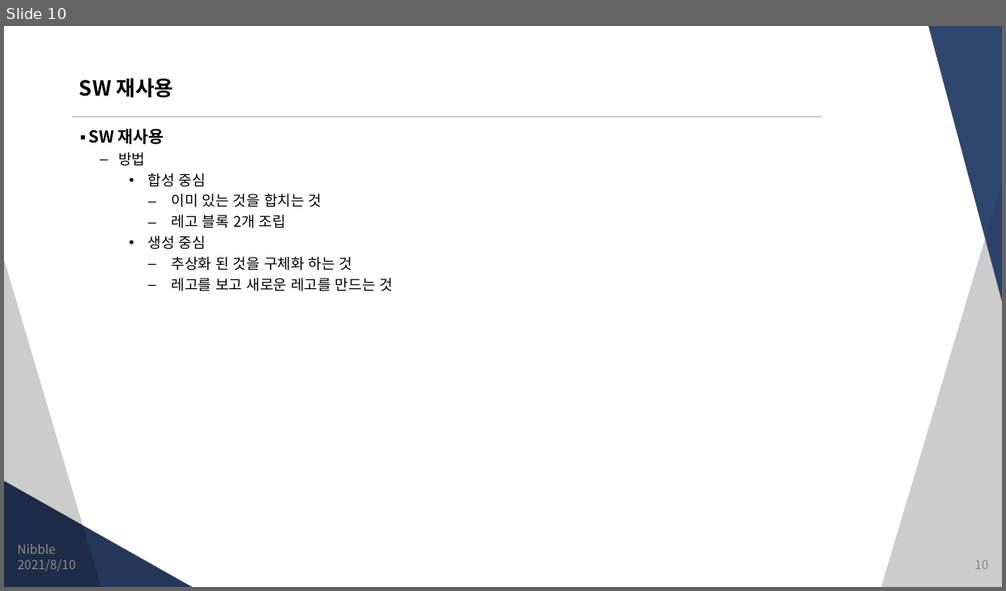
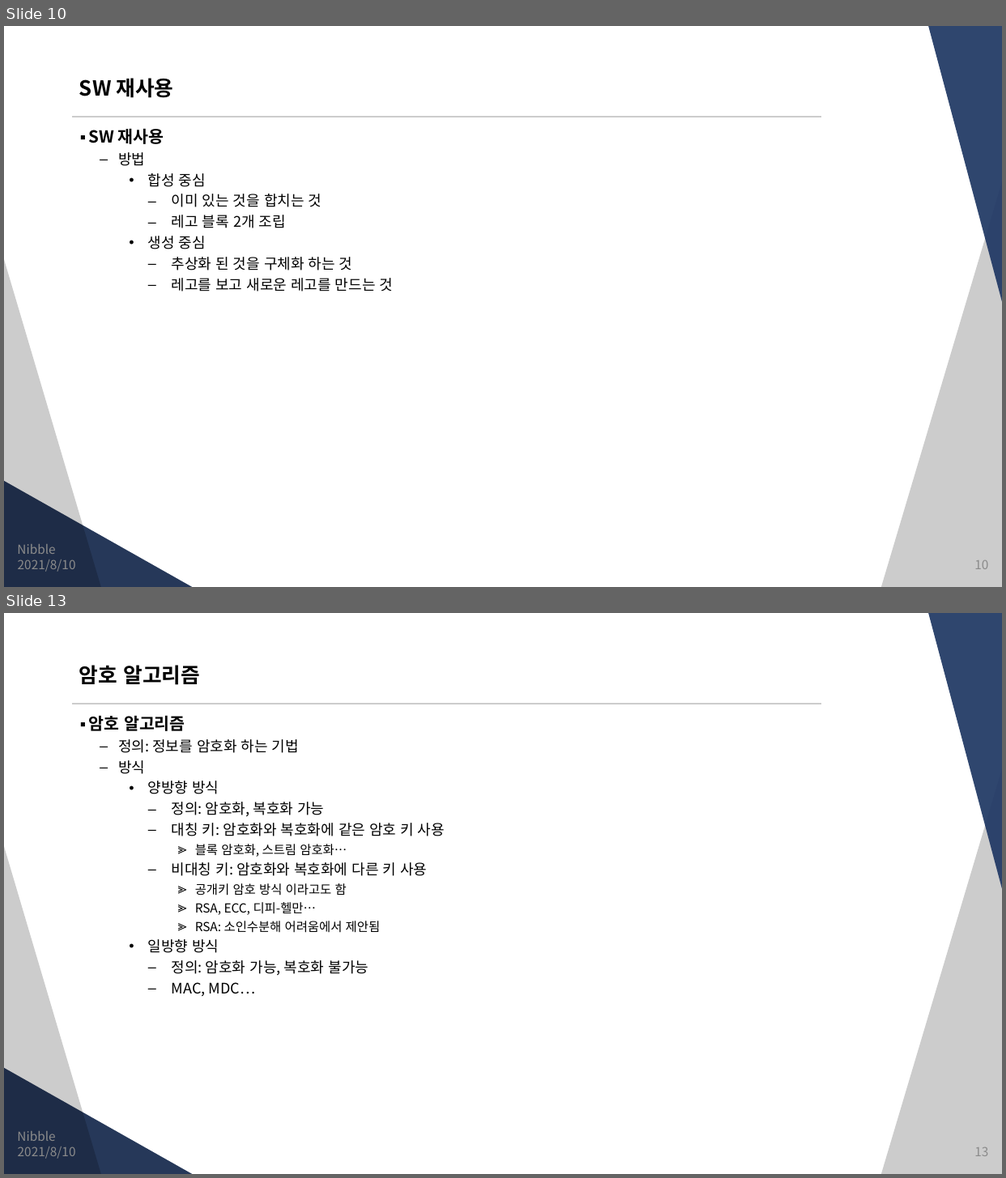
Before and after one commit to JungSangHyeon/2021-TIL, a slide deck: 정보처리기사/5. 정보시스템 구축관리.pptx. Shown one above the other, each under a label of ours: slide 10 before the commit, slides 10 and 13 after it; the slides between them are not shown. The pictures are 1006x591 and 1006x1178 pixels, drawn with LibreOffice and Linux fonts; fonts in the diff are those of the drawing. Boxes give left, top, right and bottom in pixels: in the first picture for what was removed or moved away, otherwise in the second. Text is boxed around its words. In the diff, an @@ line names an element or a change of style, - is before the commit and + after.

```diff
--- a/정보처리기사/5. 정보시스템 구축관리.pptx
+++ b/정보처리기사/5. 정보시스템 구축관리.pptx
@@ slide 13 added at bbox=[4, 613, 1002, 1174], background #FFFFFF; not listed: 5 template elements that a slide beside it also shows @@
@@ title added at bbox=[79, 665, 200, 685], 20 pt, text #000000, bold @@
+암호 알고리즘
@@ text added at bbox=[89, 715, 445, 997], 14 pt, text #000000 @@
+▪ 암호 알고리즘
+  – 정의: 정보를 암호화 하는 기법
+  – 방식
+    • 양방향 방식
+      – 정의: 암호화, 복호화 가능
+      – 대칭 키: 암호화와 복호화에 같은 암호 키 사용
+        ≫ 블록 암호화, 스트림 암호화…
+      – 비대칭 키: 암호화와 복호화에 다른 키 사용
+        ≫ 공개키 암호 방식 이라고도 함
+        ≫ RSA, ECC, 디피-헬만…
+        ≫ RSA: 소인수분해 어려움에서 제안됨
+    • 일방향 방식
+      – 정의: 암호화 가능, 복호화 불가능
+      – MAC, MDC…
@@ text added at bbox=[17, 1131, 55, 1141], 12 pt, text #8C8C8C @@
+Nibble
@@ text added at bbox=[18, 1147, 76, 1159], 12 pt, text #8C8C8C @@
+2021/8/10
@@ page number added at bbox=[974, 1148, 988, 1157], 12 pt, text #8C8C8C @@
+13
```
Also in this commit, not shown: 1 slide changed, 3 other slides added.
